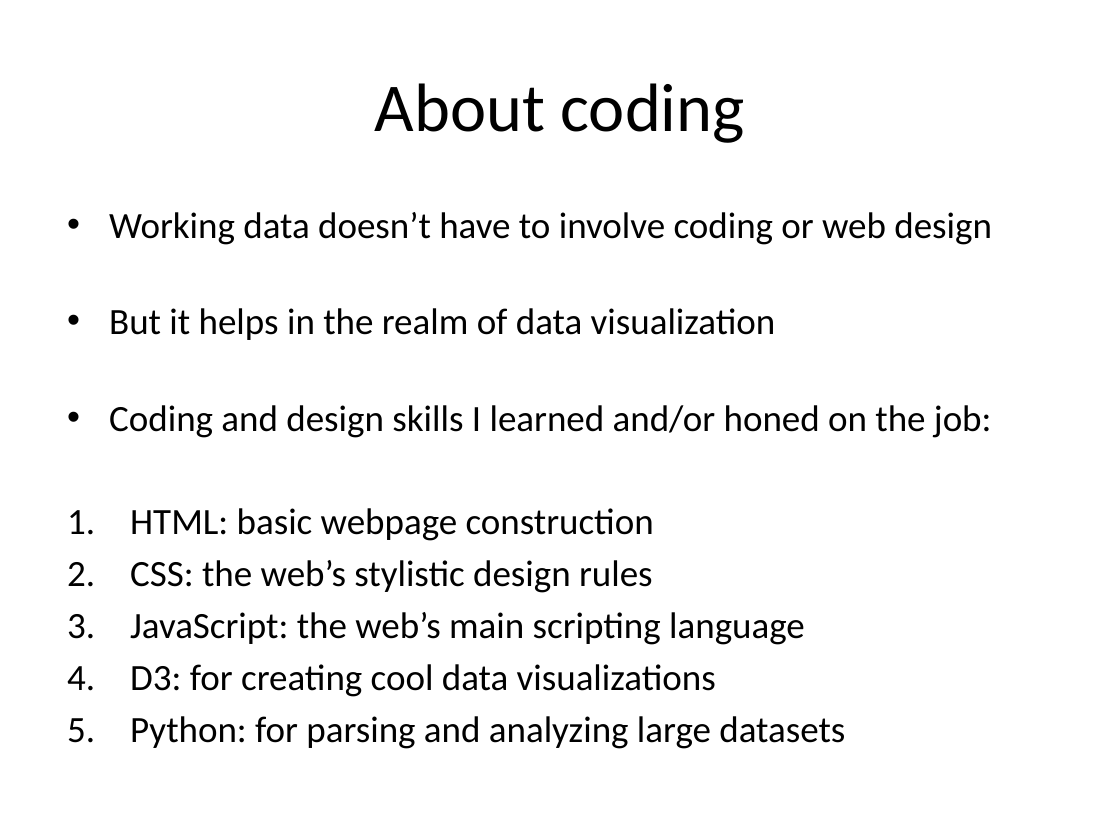
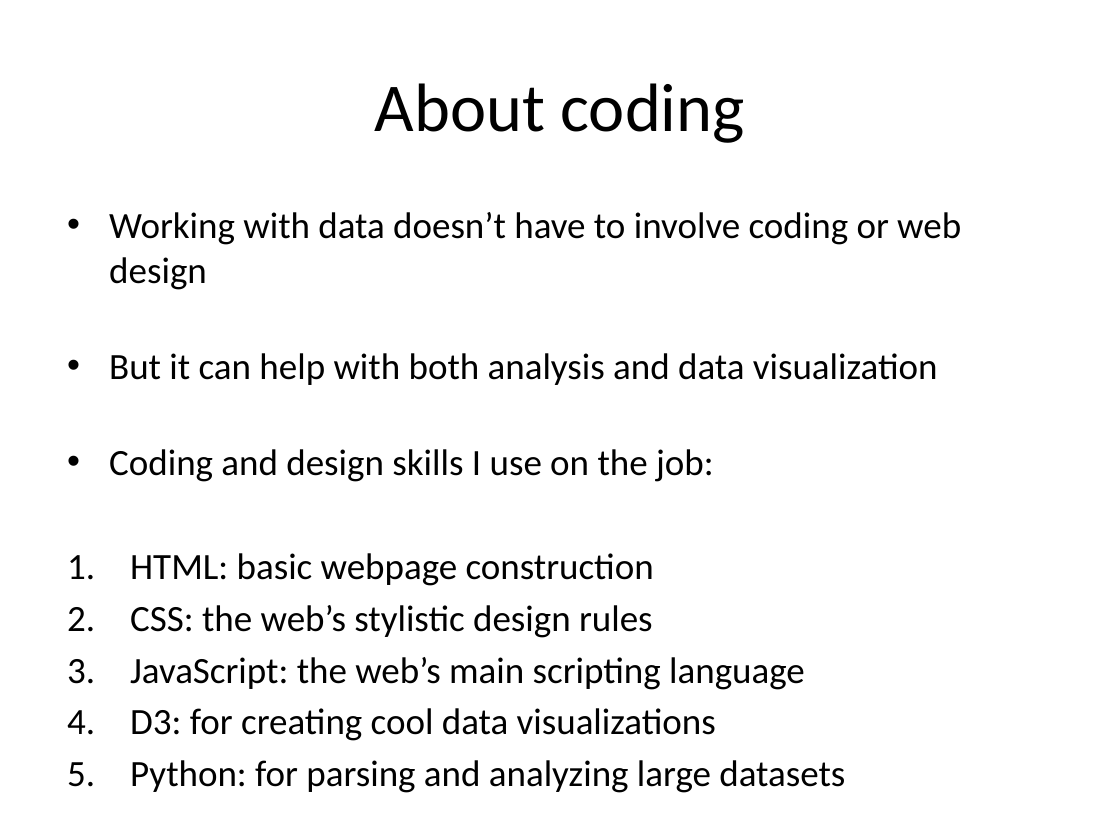
Before and after one commit to jeffhargarten/20181127-umn_class, a slide deck: slide 10 of data_presentation.pptx. Drawn at 1120x840 pixels with LibreOffice and Linux fonts; fonts in the diff are those of the drawing. Boxes give left, top, right and bottom in pixels: in the first picture for what was removed or moved away, otherwise in the second. Text is boxed around its words. In the diff, an @@ line names an element or a change of style, - is before the commit and + after.

```diff
--- a/data_presentation.pptx
+++ b/data_presentation.pptx
@@ text at (109,212,961,482): text changed @@
-• Working data doesn’t have to involve coding or web design
-• But it helps in the realm of data visualization
-• Coding and design skills I learned and/or honed on the job:
+• Working with data doesn’t have to involve coding or web design
+• But it can help with both analysis and data visualization
+• Coding and design skills I use on the job:
```
Also in this commit, not shown: 4 other slides changed.
